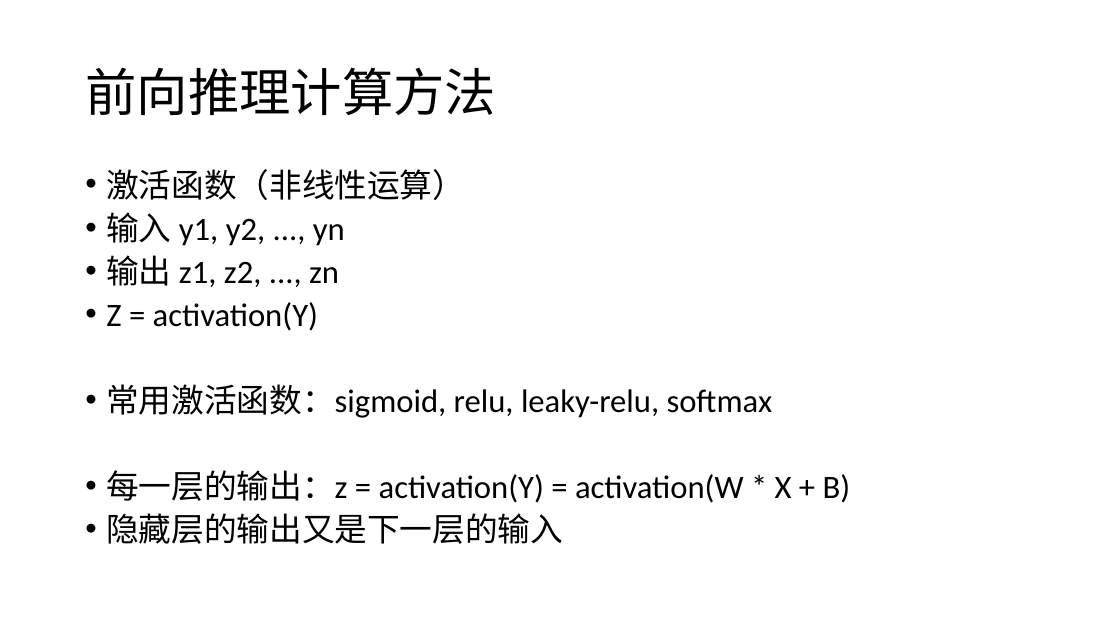
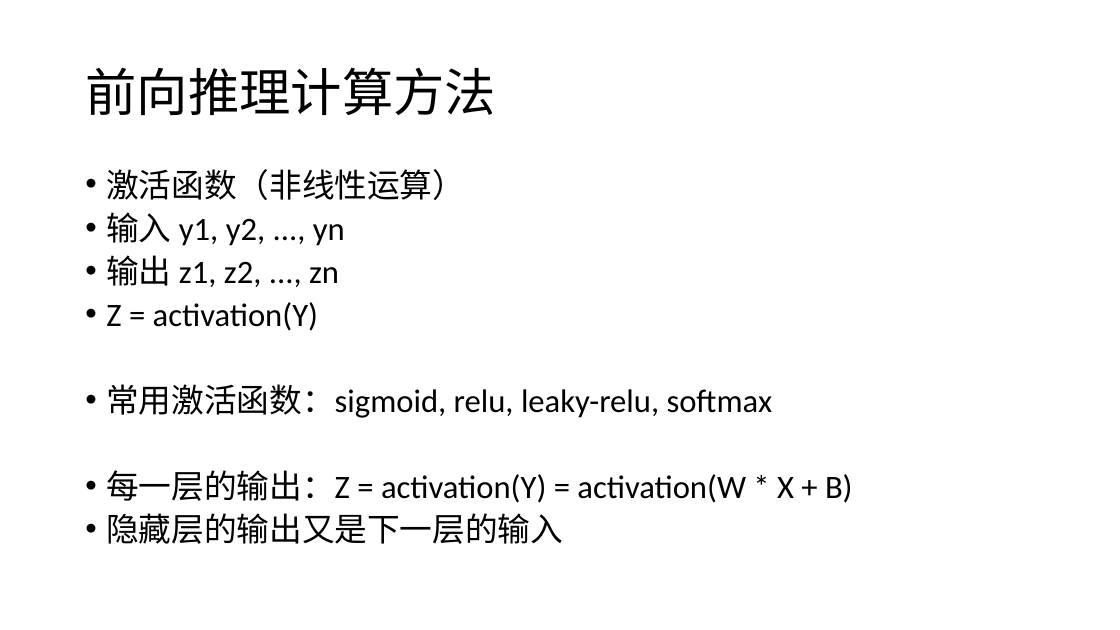
Before and after one commit to rockcarry/ffann, a slide deck: slide 7 of docs/BP 神经网络 C 语言实现与项目应用.pptx (slide 6 before the commit). Drawn at 1120x630 pixels with LibreOffice and Linux fonts; fonts in the diff are those of the drawing. Boxes give left, top, right and bottom in pixels: in the first picture for what was removed or moved away, otherwise in the second. Text is boxed around its words. In the diff, an @@ line names an element or a change of style, - is before the commit and + after.

```diff
--- a/docs/BP 神经网络 C 语言实现与项目应用.pptx
+++ b/docs/BP 神经网络 C 语言实现与项目应用.pptx
@@ text at bbox=[106, 470, 853, 503]: text changed @@
-• 每一层的输出：z = activation(Y) = activation(W * X + B)
+• 每一层的输出：Z = activation(Y) = activation(W * X + B)
```
Also in this commit, not shown: 1 other slide changed, 30 slides added.
